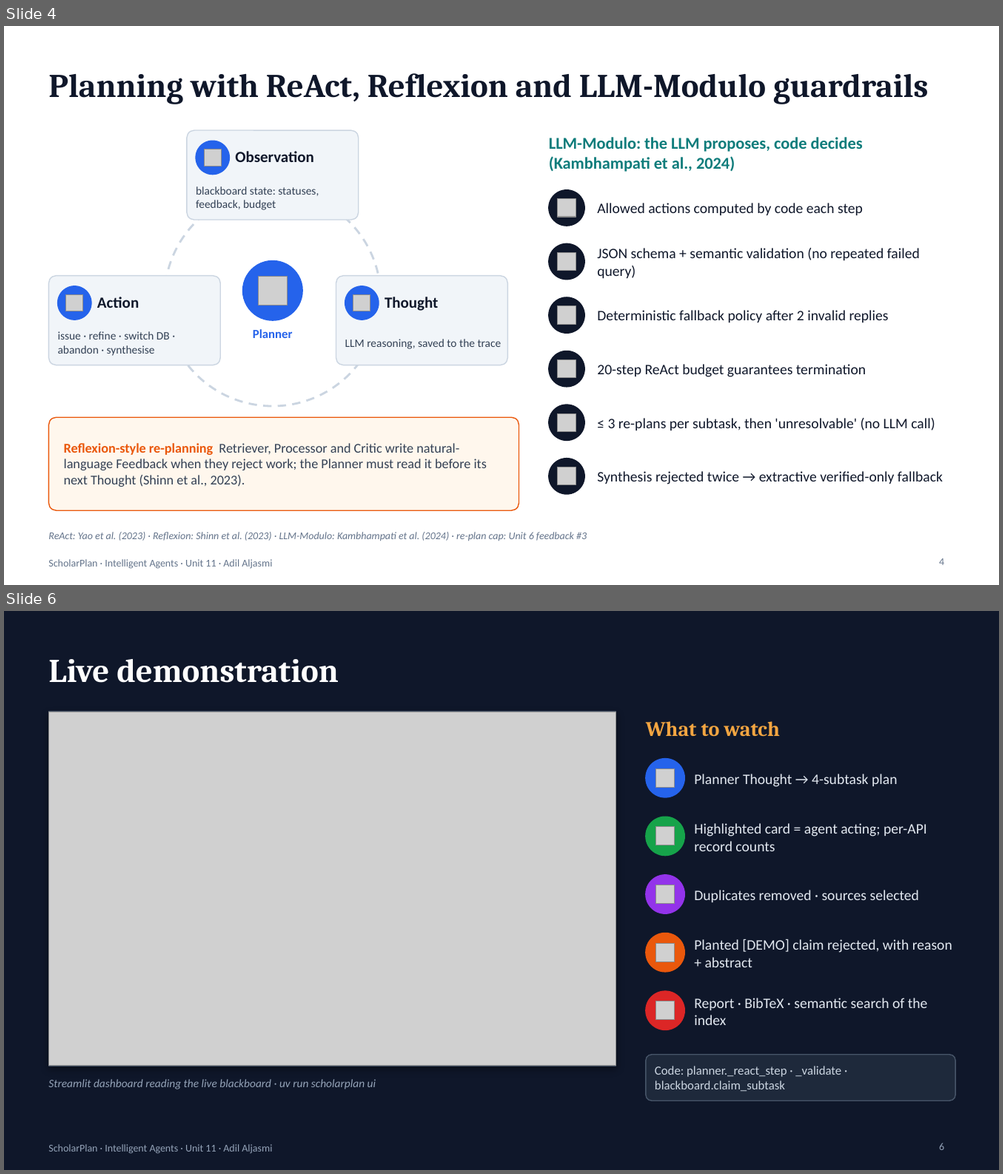
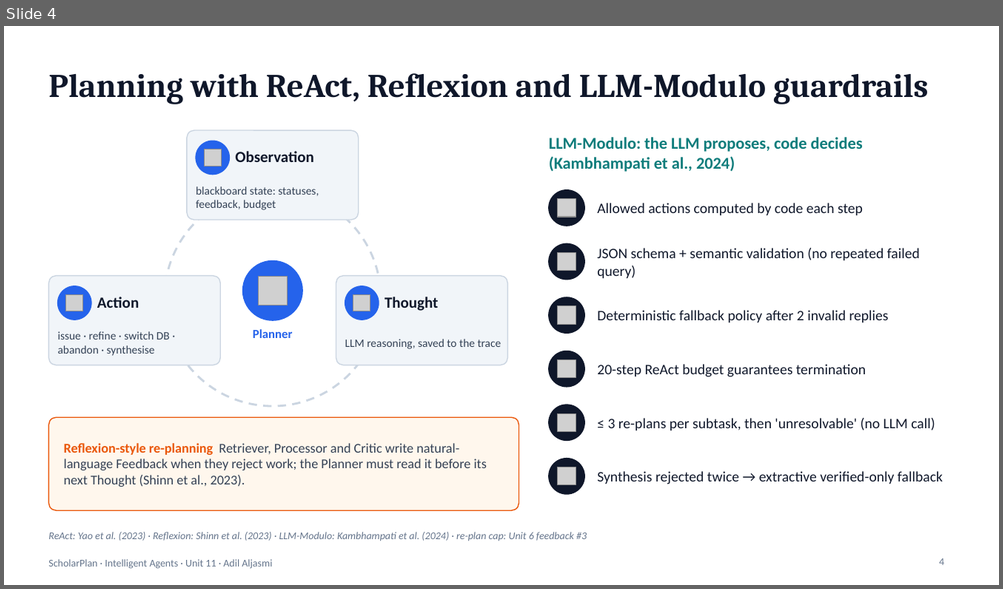
Before and after one commit to adilaljasmi/scholarplan, a slide deck: presentation/ScholarPlan_Unit11_Presentation.pptx. Shown one above the other, each under a label of ours: slides 4 and 6 before the commit, slide 4 after it; the slides between them are not shown. The pictures are 1003x1174 and 1003x589 pixels, drawn with LibreOffice and Linux fonts; fonts in the diff are those of the drawing; grey boxes stand for pictures. Boxes give left, top, right and bottom in pixels: in the first picture for what was removed or moved away, otherwise in the second. Text is boxed around its words. In the diff, an @@ line names an element or a change of style, - is before the commit and + after.

```diff
--- a/presentation/ScholarPlan_Unit11_Presentation.pptx
+++ b/presentation/ScholarPlan_Unit11_Presentation.pptx
@@ slide 6 removed at <box>4,611,999,1170</box>, background #0F172A @@
@@ title removed at <box>48,659,338,683</box> @@
-Live demonstration
@@ rectangle removed at <box>48,712,616,1066</box> @@
@@ picture removed at <box>48,712,616,1066</box> @@
@@ text removed at <box>646,721,780,737</box> @@
-What to watch
@@ ellipse removed at <box>646,759,685,797</box> @@
@@ picture removed at <box>656,769,674,788</box> @@
@@ text removed at <box>694,774,897,787</box> @@
-Planner Thought → 4-subtask plan
@@ ellipse removed at <box>646,817,685,856</box> @@
@@ picture removed at <box>656,827,674,846</box> @@
@@ text removed at <box>694,823,927,851</box> @@
-Highlighted card = agent acting; per-API record counts
@@ ellipse removed at <box>646,875,685,914</box> @@
@@ picture removed at <box>656,886,674,904</box> @@
@@ text removed at <box>694,890,919,903</box> @@
-Duplicates removed · sources selected
@@ ellipse removed at <box>646,934,685,972</box> @@
@@ text removed at <box>694,940,952,968</box> @@
-Planted [DEMO] claim rejected, with reason + abstract
@@ picture removed at <box>656,944,674,963</box> @@
@@ ellipse removed at <box>646,991,685,1031</box> @@
@@ picture removed at <box>656,1002,674,1021</box> @@
@@ text removed at <box>694,998,928,1025</box> @@
-Report · BibTeX · semantic search of the index
@@ rounded rectangle removed at <box>646,1055,956,1101</box> @@
@@ text removed at <box>654,1066,841,1092</box> @@
-Code: planner._react_step · _validate · blackboard.claim_subtask
@@ text removed at <box>48,1079,375,1090</box> @@
-Streamlit dashboard reading the live blackboard · uv run scholarplan ui
@@ page number removed at <box>939,1143,944,1150</box> @@
-6
@@ text removed at <box>48,1145,272,1154</box> @@
-ScholarPlan · Intelligent Agents · Unit 11 · Adil Aljasmi
```
Also in this commit, not shown: 6 slides changed, 1 slide added, 27 other files.
